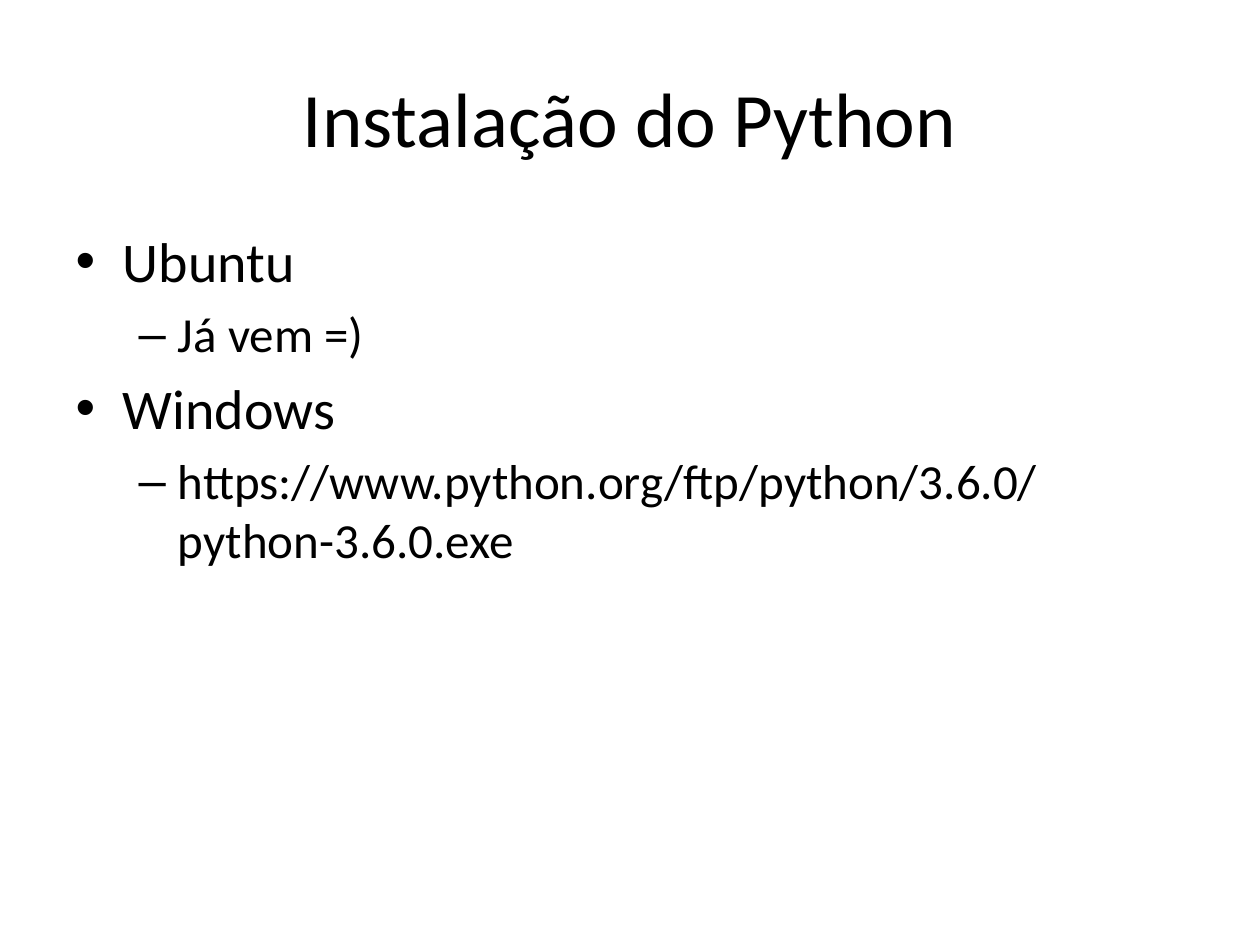
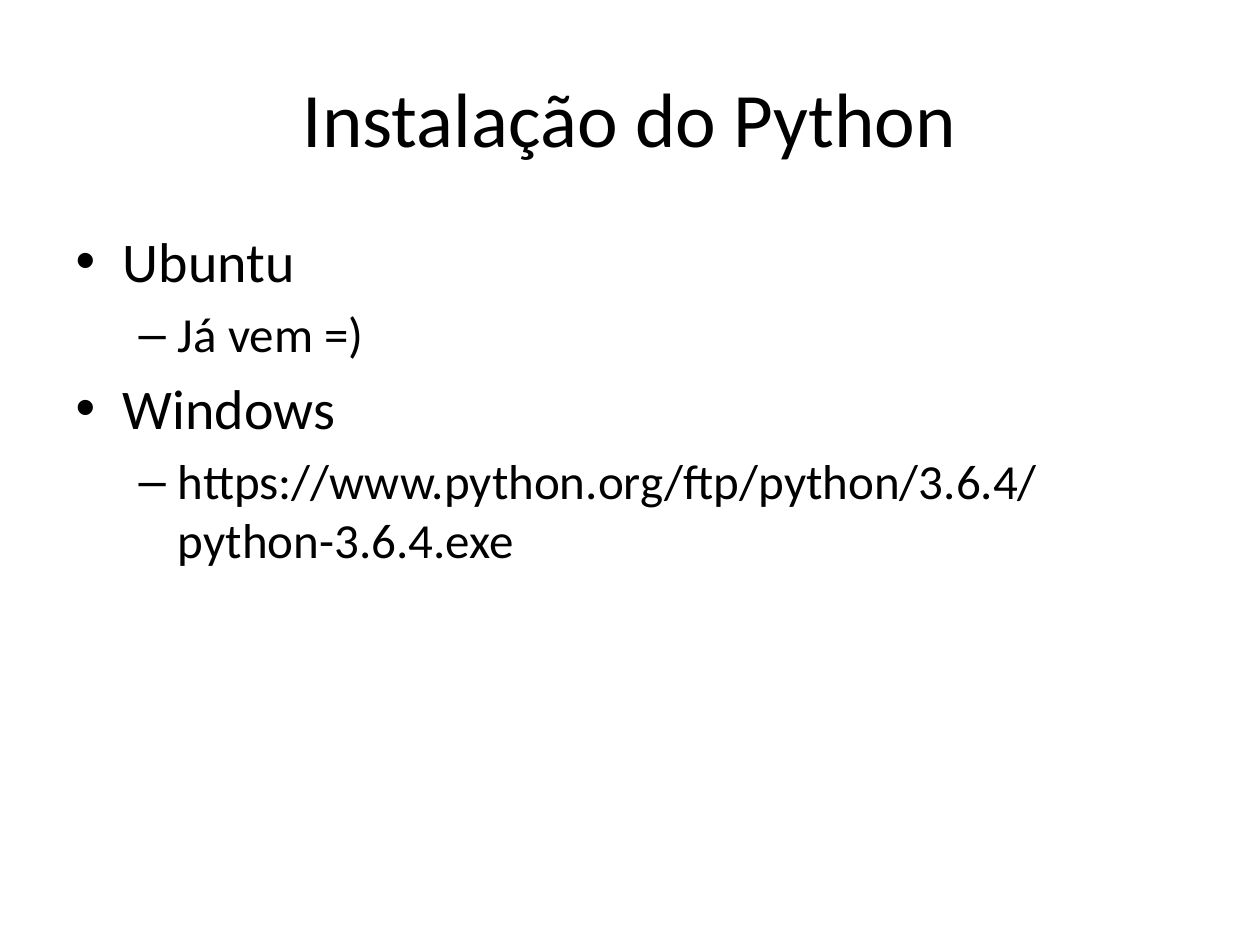
Before and after one commit to niviaquental/niviaquental.github.io, a slide deck: slide 2 of AutomacaoComScripts/Aula03-PythonIntro/03-PythonIntro.pptx. Drawn at 1260x945 pixels with LibreOffice and Linux fonts; fonts in the diff are those of the drawing; background and template pictures are left out. Boxes give left, top, right and bottom in pixels: in the first picture for what was removed or moved away, otherwise in the second. Text is boxed around its words. In the diff, an @@ line names an element or a change of style, - is before the commit and + after.

```diff
--- a/AutomacaoComScripts/Aula03-PythonIntro/03-PythonIntro.pptx
+++ b/AutomacaoComScripts/Aula03-PythonIntro/03-PythonIntro.pptx
@@ text at [178,465,1037,566]: text changed @@
-  – https://www.python.org/ftp/python/3.6.0/python-3.6.0.exe
+  – https://www.python.org/ftp/python/3.6.4/python-3.6.4.exe
```
Also in this commit, not shown: 5 other slides changed, 1 other file.
